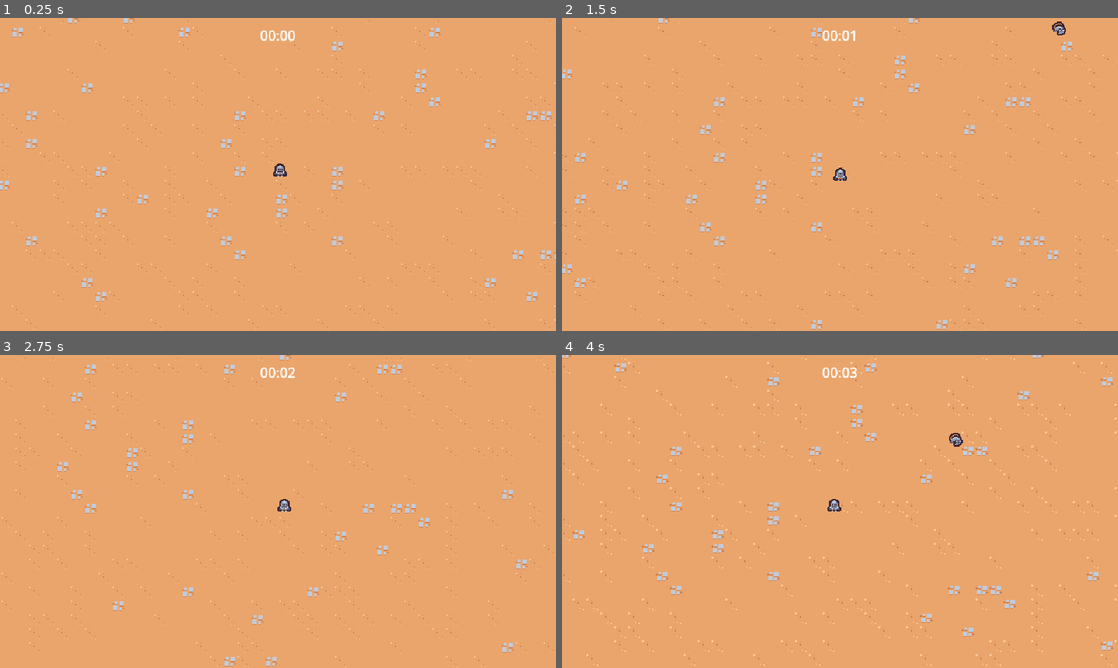
Above: before the commit, frames 1-4 (two rows, left to right).
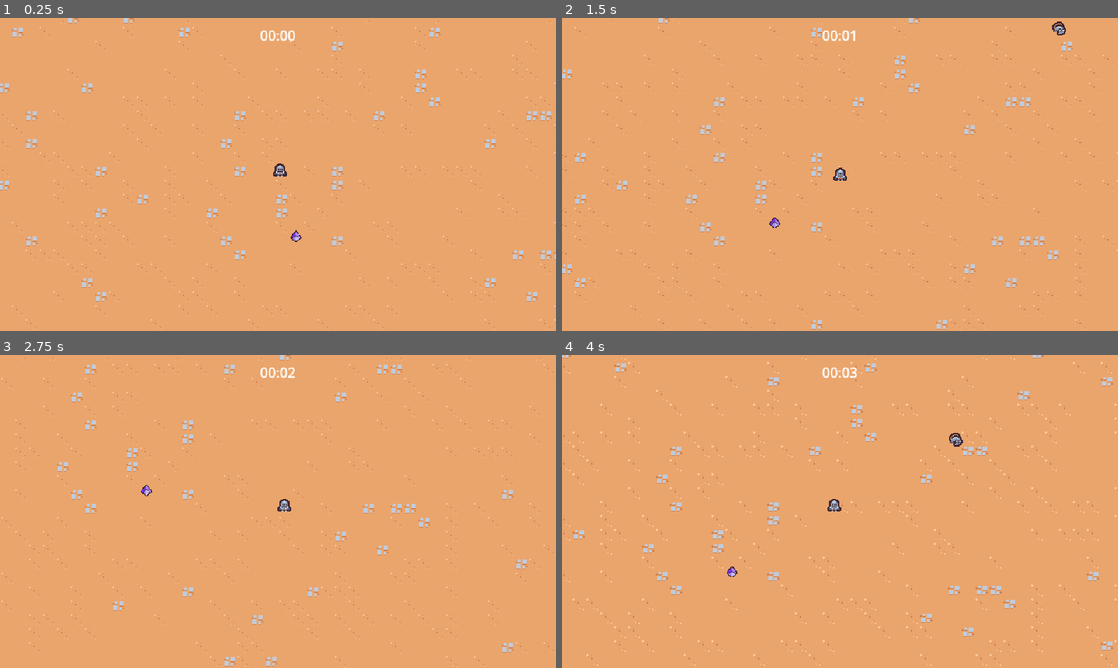
Above: after the commit, the same moments.

Repository: OpTi9/godot-survivors
Game: Godot game, scene res://scenes/main/main.tscn
The game is run twice, just before and just after one commit, with the same random seed, the same clock (stepped at 60 frames per second) and the same inputs.
Inputs:
- Up to frame 1 (0.25 s): no input
- Up to frame 2 (1.5 s): hold D (move_right) 0.53-1.28 s; hold S (move_down) from 1.28 s (still down)
- Up to frame 3 (2.75 s): release S (move_down) at 2.03 s; hold D (move_right) from 2.03 s (still down)
- Up to frame 4 (4 s): release D (move_right) at 2.78 s; hold Up (move_up) 2.78-3.53 s; hold A (move_left) from 3.53 s (still down)

The runs differ from the first frame. In frame 1, less than 0.1% of the frame differs, in the area x 52-55%, y 67-72%; in frame 2, less than 0.1%; in frame 3, less than 0.1%, in the area x 25-28%, y 41-46%; in frame 4, less than 0.1%.

Commit message:
working on exp vials

Diff:
--- a/project.godot
+++ b/project.godot
@@ -56,6 +56,7 @@
 2d_physics/layer_2="Player"
 2d_physics/layer_3="Enemy"
 2d_physics/layer_4="EnemyCollision"
+2d_physics/layer_5="PlayerPickup"
 
 [rendering]
 
--- a/scenes/enemy/basic_enemy/basic_enemy.tscn
+++ b/scenes/game_object/enemy/basic_enemy/basic_enemy.tscn
@@ -1,7 +1,7 @@
 [gd_scene load_steps=5 format=3 uid="uid://b71lxu3tgcc5e"]
 
-[ext_resource type="Script" path="res://scenes/enemy/basic_enemy/basic_enemy.gd" id="1_6rt20"]
-[ext_resource type="Texture2D" uid="uid://crk758vtepfv7" path="res://scenes/enemy/basic_enemy/basic_enemy.png" id="2_4hcmm"]
+[ext_resource type="Script" path="res://scenes/game_object/enemy/basic_enemy/basic_enemy.gd" id="1_6rt20"]
+[ext_resource type="Texture2D" uid="uid://crk758vtepfv7" path="res://scenes/game_object/enemy/basic_enemy/basic_enemy.png" id="2_4hcmm"]
 
 [sub_resource type="CircleShape2D" id="CircleShape2D_0vxle"]
 radius = 11.0
--- /dev/null
+++ b/scenes/game_object/experience_vial/experience_vial.gd
@@ -0,0 +1,10 @@
+extends Node2D
+
+
+# Called when the node enters the scene tree for the first time.
+func _ready():
+	$Area2D.area_entered.connect(on_area_entered)
+
+
+func on_area_entered(other_area: Area2D):
+	queue_free()
--- /dev/null
+++ b/scenes/game_object/experience_vial/experience_vial.tscn
@@ -0,0 +1,21 @@
+[gd_scene load_steps=4 format=3 uid="uid://dij3gmmp0hu2n"]
+
+[ext_resource type="Texture2D" uid="uid://bsyyesyn6ijm2" path="res://scenes/game_object/experience_vial/exp.png" id="1_4vpt3"]
+[ext_resource type="Script" path="res://scenes/game_object/experience_vial/experience_vial.gd" id="1_y2wd3"]
+
+[sub_resource type="CircleShape2D" id="CircleShape2D_203gq"]
+radius = 14.0
+
+[node name="ExperienceVial" type="Node2D"]
+script = ExtResource("1_y2wd3")
+
+[node name="Area2D" type="Area2D" parent="."]
+collision_layer = 0
+collision_mask = 16
+
+[node name="CollisionShape2D" type="CollisionShape2D" parent="Area2D"]
+shape = SubResource("CircleShape2D_203gq")
+
+[node name="Sprite2D" type="Sprite2D" parent="."]
+scale = Vector2(0.8, 0.8)
+texture = ExtResource("1_4vpt3")
--- a/scenes/game_camera/game_camera.tscn
+++ b/scenes/game_object/game_camera/game_camera.tscn
@@ -1,6 +1,6 @@
 [gd_scene load_steps=2 format=3 uid="uid://ban02u7k5y0ph"]
 
-[ext_resource type="Script" path="res://scenes/game_camera/game_camera.gd" id="1_ia8qw"]
+[ext_resource type="Script" path="res://scenes/game_object/game_camera/game_camera.gd" id="1_ia8qw"]
 
 [node name="GameCamera" type="Camera2D"]
 script = ExtResource("1_ia8qw")
--- a/scenes/player/player.tscn
+++ b/scenes/game_object/player/player.tscn
@@ -1,8 +1,11 @@
-[gd_scene load_steps=5 format=3 uid="uid://bsstuiyid13g1"]
+[gd_scene load_steps=6 format=3 uid="uid://bsstuiyid13g1"]
 
-[ext_resource type="Script" path="res://scenes/player/player.gd" id="1_eac3f"]
-[ext_resource type="Texture2D" uid="uid://bv2e4lddtky1r" path="res://scenes/player/player.png" id="1_t6cme"]
+[ext_resource type="Script" path="res://scenes/game_object/player/player.gd" id="1_eac3f"]
+[ext_resource type="Texture2D" uid="uid://bv2e4lddtky1r" path="res://scenes/game_object/player/player.png" id="1_t6cme"]
 [ext_resource type="PackedScene" uid="uid://duxxcxbqbpo3n" path="res://scenes/ability/sword_ability_controller/sword_ability_controller.tscn" id="2_m0jf5"]
+
+[sub_resource type="CircleShape2D" id="CircleShape2D_sf7vm"]
+radius = 20.0
 
 [sub_resource type="CircleShape2D" id="CircleShape2D_l6wdd"]
 radius = 5.0
@@ -16,6 +19,14 @@
 
 [node name="SwordAbilityController" parent="AbilityManager" instance=ExtResource("2_m0jf5")]
 
+[node name="PickUps" type="Area2D" parent="."]
+collision_layer = 16
+collision_mask = 0
+
+[node name="CollisionShape2D" type="CollisionShape2D" parent="PickUps"]
+position = Vector2(0, -6)
+shape = SubResource("CircleShape2D_sf7vm")
+
 [node name="Sprite2D" type="Sprite2D" parent="."]
 texture = ExtResource("1_t6cme")
 offset = Vector2(0, -8)
--- a/scenes/main/main.tscn
+++ b/scenes/main/main.tscn
@@ -1,11 +1,12 @@
-[gd_scene load_steps=7 format=3 uid="uid://bc1d3lqbc2j0g"]
+[gd_scene load_steps=8 format=3 uid="uid://bc1d3lqbc2j0g"]
 
-[ext_resource type="PackedScene" uid="uid://bsstuiyid13g1" path="res://scenes/player/player.tscn" id="1_0i8uh"]
+[ext_resource type="PackedScene" uid="uid://bsstuiyid13g1" path="res://scenes/game_object/player/player.tscn" id="1_0i8uh"]
 [ext_resource type="PackedScene" uid="uid://ct243kysjh1br" path="res://scenes/manager/enemy_manager.tscn" id="1_2ersu"]
 [ext_resource type="TileSet" uid="uid://nwdwssdtdgdh" path="res://resources/tileset.tres" id="1_4vt7i"]
 [ext_resource type="PackedScene" uid="uid://ob1exfurd52h" path="res://scenes/UI/arena_time_ui.tscn" id="1_61u57"]
-[ext_resource type="PackedScene" uid="uid://ban02u7k5y0ph" path="res://scenes/game_camera/game_camera.tscn" id="1_qfuqo"]
+[ext_resource type="PackedScene" uid="uid://ban02u7k5y0ph" path="res://scenes/game_object/game_camera/game_camera.tscn" id="1_qfuqo"]
 [ext_resource type="PackedScene" uid="uid://ddtudw2i0lwxw" path="res://scenes/manager/arena_time_manager.tscn" id="2_07i33"]
+[ext_resource type="PackedScene" uid="uid://dij3gmmp0hu2n" path="res://scenes/game_object/experience_vial/experience_vial.tscn" id="7_q0l7l"]
 
 [node name="Main" type="Node"]
 
@@ -26,3 +27,6 @@
 
 [node name="Player" parent="." instance=ExtResource("1_0i8uh")]
 position = Vector2(363, 268)
+
+[node name="ExperienceVial" parent="." instance=ExtResource("7_q0l7l")]
+position = Vector2(381, 337)
--- a/scenes/manager/enemy_manager.tscn
+++ b/scenes/manager/enemy_manager.tscn
@@ -1,7 +1,7 @@
 [gd_scene load_steps=3 format=3 uid="uid://ct243kysjh1br"]
 
 [ext_resource type="Script" path="res://scenes/manager/enemy_manager.gd" id="1_vtr3n"]
-[ext_resource type="PackedScene" uid="uid://b71lxu3tgcc5e" path="res://scenes/enemy/basic_enemy/basic_enemy.tscn" id="2_ye45k"]
+[ext_resource type="PackedScene" uid="uid://b71lxu3tgcc5e" path="res://scenes/game_object/enemy/basic_enemy/basic_enemy.tscn" id="2_ye45k"]
 
 [node name="EnemyManager" type="Node"]
 script = ExtResource("1_vtr3n")
Binary file changed: assets/environment/tilemap_packed.png
Renamed: scenes/enemy/basic_enemy/basic_enemy.gd -> scenes/game_object/enemy/basic_enemy/basic_enemy.gd
Renamed: scenes/enemy/basic_enemy/basic_enemy.png -> scenes/game_object/enemy/basic_enemy/basic_enemy.png
Not shown, added: scenes/game_object/enemy/basic_enemy/basic_enemy.png.import
Binary file added: scenes/game_object/experience_vial/exp.png
Not shown, changed: scenes/game_object/experience_vial/exp.png.import
Renamed: scenes/game_camera/game_camera.gd -> scenes/game_object/game_camera/game_camera.gd
Renamed: scenes/player/player.gd -> scenes/game_object/player/player.gd
Renamed: scenes/player/player.png -> scenes/game_object/player/player.png
Not shown, changed: scenes/game_object/player/player.png.import
